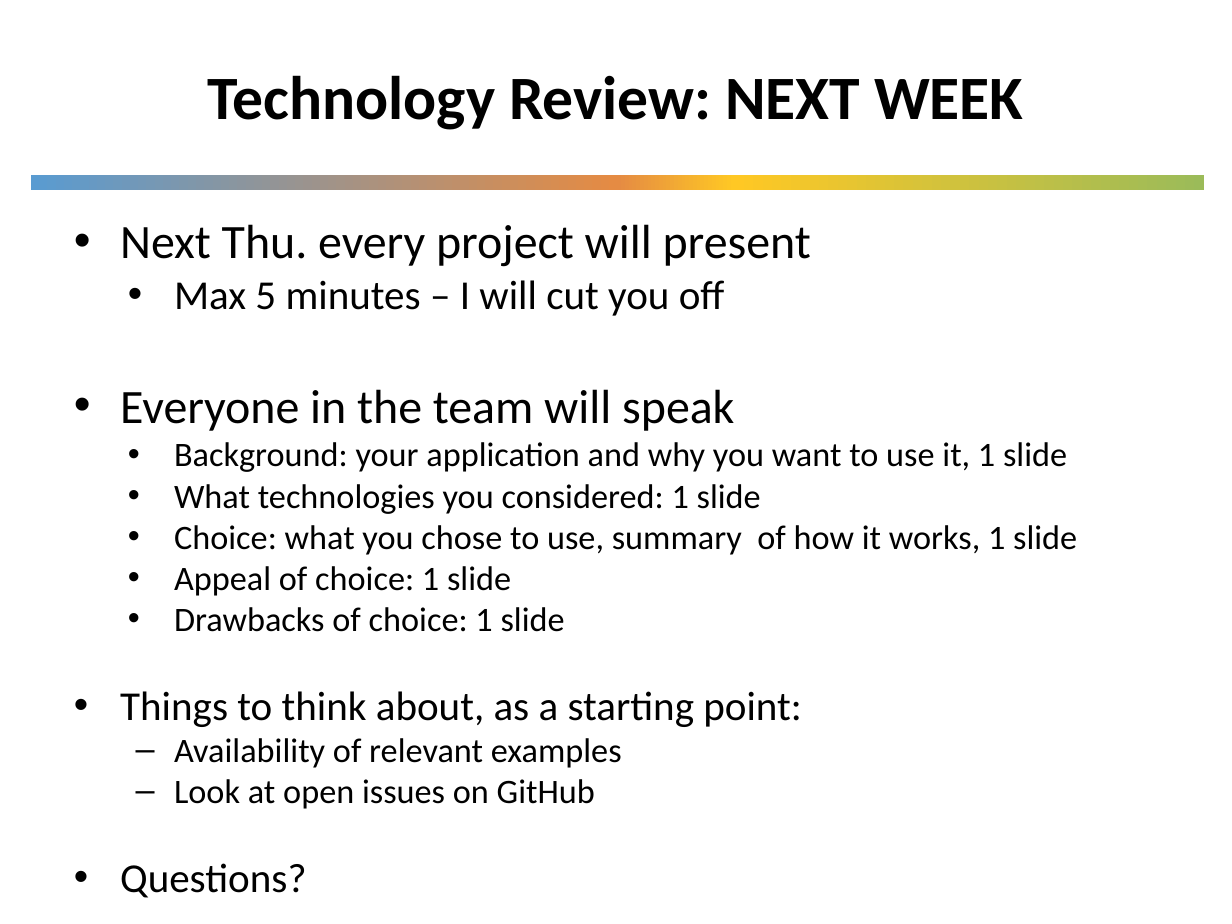
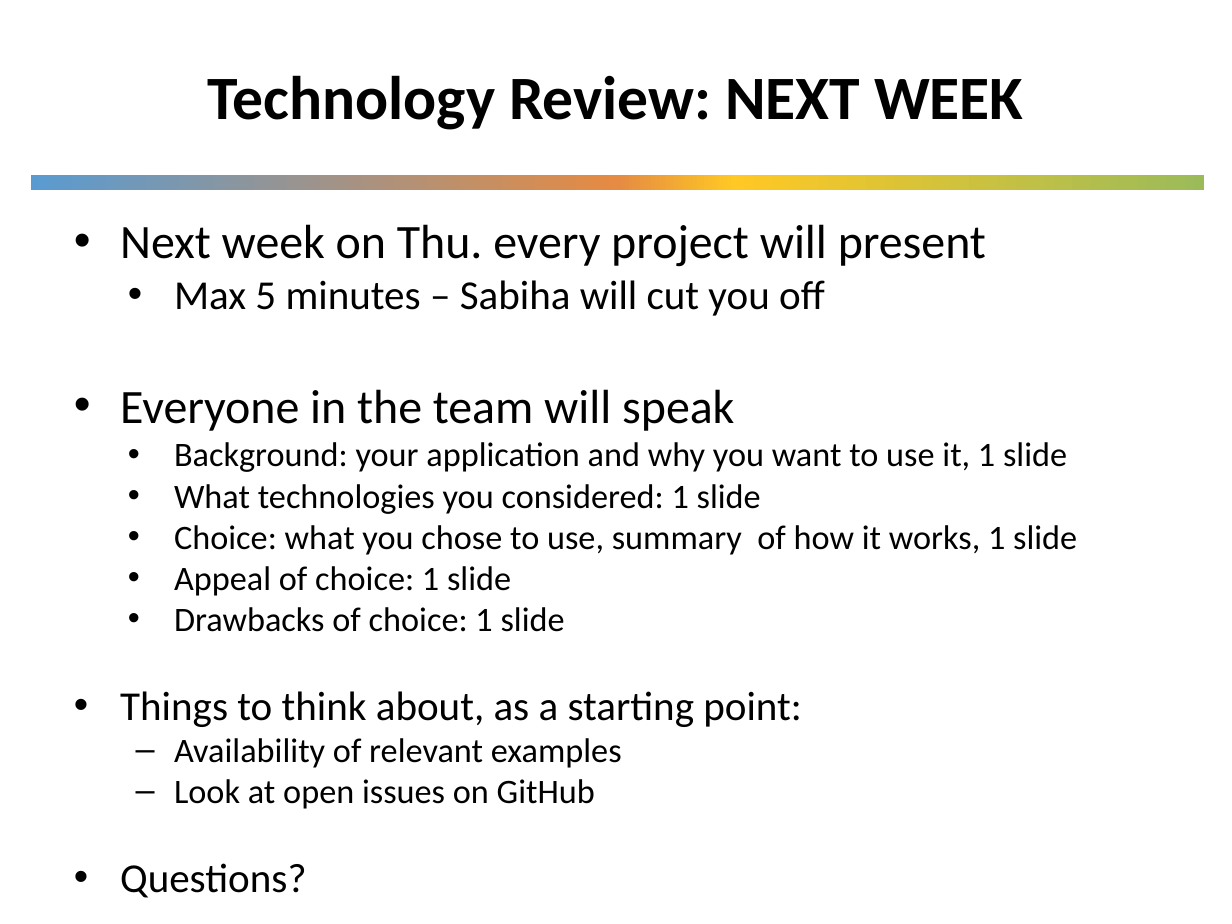
Before and after one commit to UWDIRECT/UWDIRECT.github.io, a slide deck: slide 8 of Wi21_content/SEDS/L10.Communication.pptx. Drawn at 1232x924 pixels with LibreOffice and Linux fonts; fonts in the diff are those of the drawing; background and template pictures are left out. Boxes give left, top, right and bottom in pixels: in the first picture for what was removed or moved away, otherwise in the second. Text is boxed around its words. In the diff, an @@ line names an element or a change of style, - is before the commit and + after.

Commit message:
revised slides for 2021

```diff
--- a/Wi21_content/SEDS/L10.Communication.pptx
+++ b/Wi21_content/SEDS/L10.Communication.pptx
@@ text at (120,224,986,316): text changed @@
-• Next Thu. every project will present
-  • Max 5 minutes – I will cut you off
+• Next week on Thu. every project will present
+  • Max 5 minutes – Sabiha will cut you off
```
